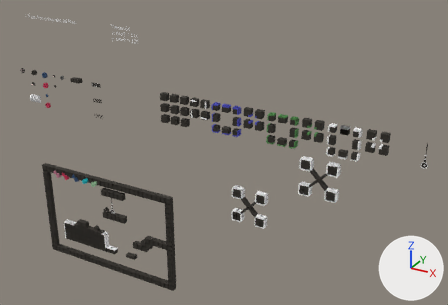
Renders of the Blender file originals/ClockworkEscape.blend from each side of a commit.
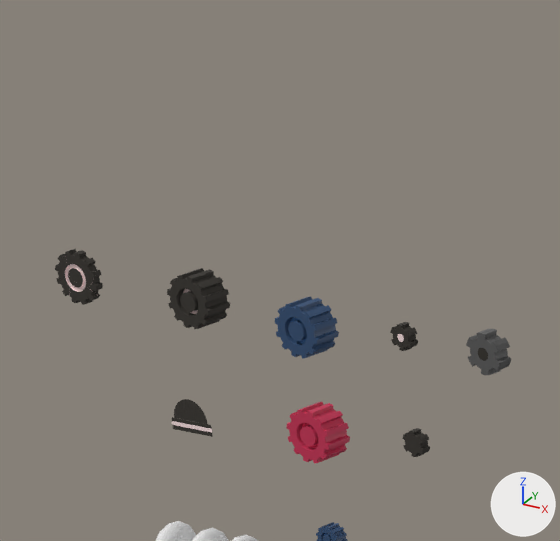
The first picture shows the older version from a 50 mm camera at (88.1, -83.7, 33.4) aimed at (39.9, 3.9, -10.4). The close-ups show the older and then the newer version on the part from 3% to 15% of the width and 14% to 31% of the height of that picture. Only the edits that show in the close-ups are written down. Every picture has the same lights, and +X, +Y and +Z are marked at lower right.

Objects in the first close-up: 'Circle.003', 'Gear_collectable_icon', 'Gear_real', 'Gear_real_broken_cell.001', 'Switch', 'Switch_pink' and 9 more.
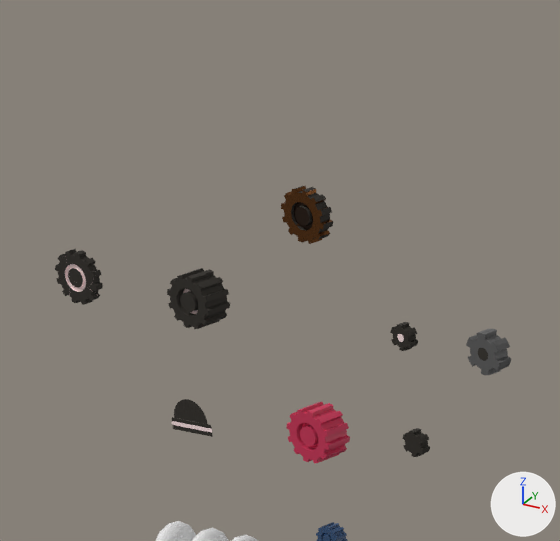
What changed in the scene script:
```text
Add mat_circle_color:
    mat_circle_color = principled_material('Circle_color')
    mat_circle_color.base_color = (0.0356, 0.0185, 0.0103)  # brown #35251a
    mat_circle_color.metallic = 0.75
    mat_circle_color.roughness = 0.35
Add mat_material_003:
    mat_material_003 = bpy.data.materials.new('Material.003')
    mat_material_003.use_nodes = True; mat_material_003.node_tree.nodes.clear()
    _N = mat_material_003.node_tree.nodes; _L = mat_material_003.node_tree.links
    n0 = _N.new('ShaderNodeBsdfPrincipled'); n0.name = 'Principled BSDF'
    n0.inputs[0].default_value = (0.0331, 0.016, 0.00857, 1.0)  # 'Base Color', brown #332217
    n0.inputs[1].default_value = 0.75  # 'Metallic'
    n1 = _N.new('ShaderNodeOutputMaterial'); n1.name = 'Material Output'
    n2 = _N.new('ShaderNodeTexNoise'); n2.name = 'Noise Texture'
    n2.inputs[4].default_value = 0.439  # 'Roughness'
    _L.new(n0.outputs[0], n1.inputs[0])  # 'BSDF' to 'Surface'
    _L.new(n2.outputs[0], n0.inputs[2])  # 'Factor' to 'Roughness'
Add mat_material_002:
    mat_material_002 = bpy.data.materials.new('Material.002')
    # nodes: BsdfPrincipled, OutputMaterial, TexNoise, ValToRGB
    # colours: brown #70451f, grey #898989, grey #aaaaaa
Add me_gear_019:
    me_gear_019.from_pydata(...)  # 528 vertices, 482 faces; spans x -0.573..0.573, y -0.573..0.573, z -0.034..0.056
    # faces by material slot: [305, 127, 2, 48]
    me_gear_019.materials.append(mat_gear_base)  # dark grey #332f29
    me_gear_019.materials.append(mat_material_002)
    me_gear_019.materials.append(mat_circle_color)  # brown #35251a
    me_gear_019.materials.append(mat_material_003)
Change ob_switch:
    add ob_switch.hide_set(True)
Add ob_gear_real_013:
    ob_gear_real_013 = bpy.data.objects.new('Gear_real.013', me_gear_019)
    ob_gear_real_013.location = (3.5, 0.0, 1.5)
    ob_gear_real_013.rotation_euler = (4.712, 0.0, 3.142)  # degrees (270, 0, 180)
    ob_gear_real_013.scale = (0.873, 0.873, 2.76)
```

What differs and where, as boxes (x1, y1, x2, y2) in the close-ups (560 x 541 px):
'Switch', hidden
    before: (275, 296, 339, 359)
'Gear_real.013', added
    after: (281, 186, 333, 244)
    faces in mat_material_002: (281, 186, 332, 244)
    faces in mat_gear_base (dark grey #332f29): (291, 186, 333, 240)
    faces in mat_circle_color (brown #35251a): (295, 207, 309, 226)
    faces in mat_material_003: (294, 202, 313, 230)
